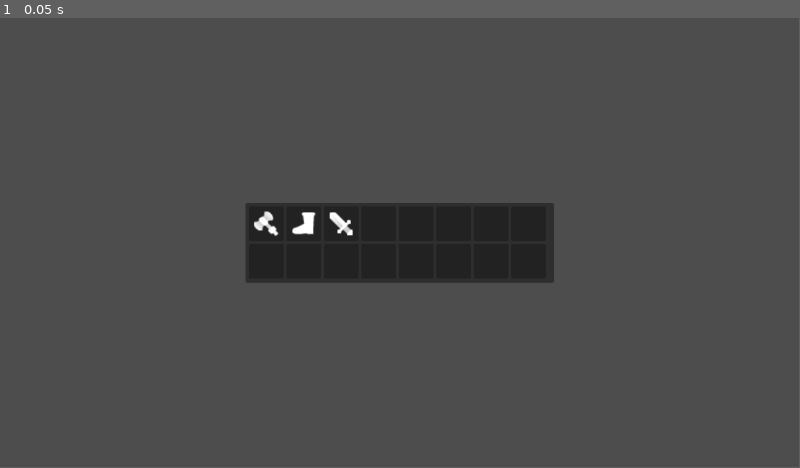
Above: before the commit, frame 1.
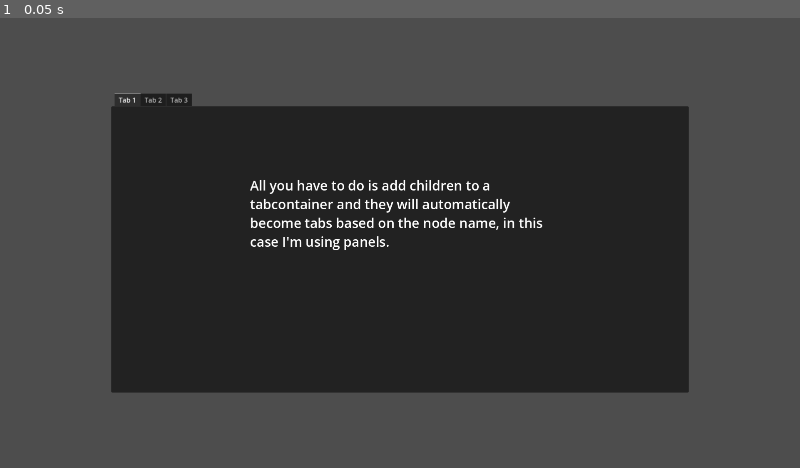
Above: after the commit, the same moment.

Repository: donivanjames/Godot-Reusable-2D-Components
Game: Godot game, scene res://tab_menu/tab_menu.tscn
Same seed, same stepped clock (60 frames per second), same inputs: the game is played once before the commit and once after it. Before the commit the project starts from res://drag_and_drop/drag_and_drop_scene.tscn. The engine's default icon, where the game draws it, is replaced by a stand-in: a white triangle on a blue panel in a dark square.
Inputs:
- Up to frame 1 (0.05 s): no input
In our replay, the window is 799x449 before the commit and 800x450 after it. These sizes can differ from the game's own. Grey fills any space a smaller window leaves; there, only what the larger window draws over its background counts as a difference.

The runs differ from the first frame. In frame 1, 40% of the frame differs, in the area x 13-87%, y 16-84%.

Commit message:
Tab container

Diff:
--- /dev/null
+++ b/main_menu.gd
@@ -0,0 +1,3 @@
+extends CanvasLayer
+
+@export var scene_to_load: String
--- /dev/null
+++ b/main_menu.tscn
@@ -0,0 +1,32 @@
+[gd_scene load_steps=2 format=3 uid="uid://vujhjyv2sa5q"]
+
+[ext_resource type="Script" uid="uid://xqxj7aj1oovl" path="res://main_menu.gd" id="1_06t4h"]
+
+[node name="MainMenu" type="CanvasLayer"]
+script = ExtResource("1_06t4h")
+
+[node name="HBoxContainer" type="VBoxContainer" parent="."]
+anchors_preset = 8
+anchor_left = 0.5
+anchor_top = 0.5
+anchor_right = 0.5
+anchor_bottom = 0.5
+offset_left = -123.0
+offset_top = -33.0
+offset_right = 123.0
+offset_bottom = 33.0
+grow_horizontal = 2
+grow_vertical = 2
+
+[node name="Button" type="Button" parent="HBoxContainer"]
+layout_mode = 2
+text = "Drag and Drop"
+
+[node name="SaveAndLoad" type="Button" parent="HBoxContainer"]
+layout_mode = 2
+text = "Save And Load
+"
+
+[node name="TabMenu" type="Button" parent="HBoxContainer"]
+layout_mode = 2
+text = "TabMenu"
--- a/project.godot
+++ b/project.godot
@@ -11,13 +11,20 @@
 [application]
 
 config/name="Godot Reusable 2D Components"
-run/main_scene="uid://ig5jskdi4gg4"
+run/main_scene="uid://boad2tv3tos14"
 config/features=PackedStringArray("4.5", "GL Compatibility")
 config/icon="res://icon.svg"
 
 [autoload]
 
 SaveAndLoad="*res://save_and_load/save_and_load.gd"
+
+[display]
+
+window/size/viewport_width=1920
+window/size/viewport_height=1080
+window/size/borderless=true
+window/stretch/mode="viewport"
 
 [editor_plugins]
 
--- /dev/null
+++ b/tab_menu/tab_menu.tscn
@@ -0,0 +1,78 @@
+[gd_scene format=3 uid="uid://boad2tv3tos14"]
+
+[node name="TabMenu" type="CanvasLayer"]
+
+[node name="TabContainer" type="TabContainer" parent="."]
+anchors_preset = 8
+anchor_left = 0.5
+anchor_top = 0.5
+anchor_right = 0.5
+anchor_bottom = 0.5
+offset_left = -693.00195
+offset_top = -359.0
+offset_right = 693.00195
+offset_bottom = 359.0
+grow_horizontal = 2
+grow_vertical = 2
+current_tab = 0
+drag_to_rearrange_enabled = true
+
+[node name="Tab 1" type="Panel" parent="TabContainer"]
+layout_mode = 2
+metadata/_tab_index = 0
+
+[node name="RichTextLabel" type="RichTextLabel" parent="TabContainer/Tab 1"]
+layout_mode = 1
+anchors_preset = 8
+anchor_left = 0.5
+anchor_top = 0.5
+anchor_right = 0.5
+anchor_bottom = 0.5
+offset_left = -360.0
+offset_top = -176.5
+offset_right = 360.0
+offset_bottom = 176.5
+grow_horizontal = 2
+grow_vertical = 2
+theme_override_font_sizes/normal_font_size = 32
+text = "All you have to do is add children to a tabcontainer and they will automatically become tabs based on the node name, in this case I'm using panels."
+
+[node name="Tab 2" type="Panel" parent="TabContainer"]
+visible = false
+layout_mode = 2
+metadata/_tab_index = 1
+
+[node name="RichTextLabel" type="RichTextLabel" parent="TabContainer/Tab 2"]
+layout_mode = 1
+anchors_preset = 8
+anchor_left = 0.5
+anchor_top = 0.5
+anchor_right = 0.5
+anchor_bottom = 0.5
+offset_left = -65.5
+offset_top = -27.25
+offset_right = 65.5
+offset_bottom = 27.25
+grow_horizontal = 2
+grow_vertical = 2
+text = "Test Tab 2"
+
+[node name="Tab 3" type="Panel" parent="TabContainer"]
+visible = false
+layout_mode = 2
+metadata/_tab_index = 2
+
+[node name="RichTextLabel" type="RichTextLabel" parent="TabContainer/Tab 3"]
+layout_mode = 1
+anchors_preset = 8
+anchor_left = 0.5
+anchor_top = 0.5
+anchor_right = 0.5
+anchor_bottom = 0.5
+offset_left = -20.0
+offset_top = -20.0
+offset_right = 103.0
+offset_bottom = 24.5
+grow_horizontal = 2
+grow_vertical = 2
+text = "Test Tab 3"
Not shown, added: main_menu.gd.uid
